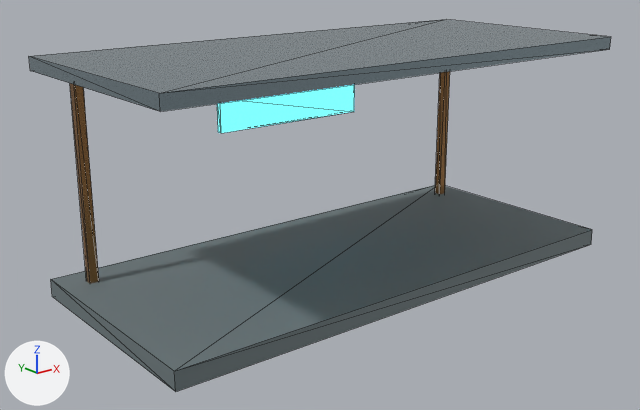
Two versions of the glTF model ui/3d/system-world/v2/station.lod1.glb, one commit apart.
Both versions are drawn from a 50 mm lens placed at (-9.46, -11.2, 5.76), pointed at (-0.45, 0.07, 1.25). Arrows for +X, +Y and +Z are at lower left; the lights stay in place. The picture after the commit comes second. Mesh edges are drawn as thin lines. Where no turn or scale is listed for an object, it has been applied to the vertices. Vertices at exactly the same position are counted once.

Names of what the first picture shows: 'structure'.
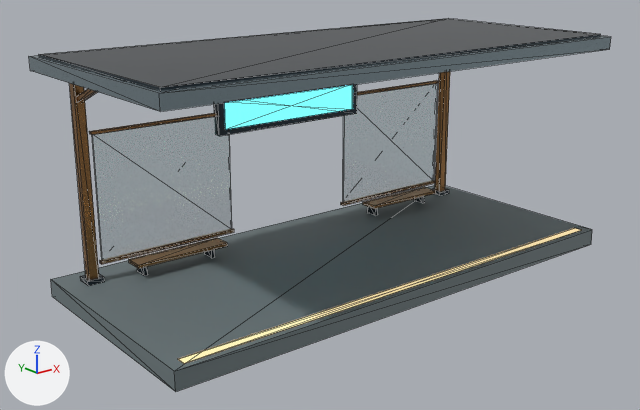
What changed in the scene script:
```text
Change me_station_structure_001:
    remove me_station_structure_001.from_pydata(...)  # 40 vertices, 60 faces; spans x -4.5..4.5, y -2.0..2.0, z 0.0..3.91
    add me_station_structure_001.from_pydata(...)  # 208 vertices, 312 faces; spans x -4.5..4.5, y -2.0..2.0, z 0.0..3.95
    me_station_structure_001 part 1: the loose piece of 8 vertices spanning x -1.5..1.5, y 1.45..1.55, z 2.4..3.0 is scaled about its middle by (2.87, 1.6, 0.0133), then moved by (0.0, -3.32, -2.4), in mat_city_ivory (beige #e7ce99, glowing beige #d1bb8a)
    me_station_structure_001 part 2: a new loose piece, a box spanning x -3.83..-1.27, y 1.485..1.555, z 0.555..0.605, in mat_city_bronze (brown #a87c4c)
    me_station_structure_001 part 3: a new loose piece, a box spanning x -3.83..-1.27, y 1.485..1.555, z 2.695..2.745, in mat_city_bronze (brown #a87c4c)
    me_station_structure_001 part 4: a new loose piece, a box spanning x 1.27..3.83, y 1.485..1.555, z 0.555..0.605, in mat_city_bronze (brown #a87c4c)
    me_station_structure_001 part 5: a new loose piece, a box spanning x 1.27..3.83, y 1.485..1.555, z 2.695..2.745, in mat_city_bronze (brown #a87c4c)
    me_station_structure_001 part 6: a new loose piece, a box spanning x -3.4..-1.7, y 1.05..1.39, z 0.51..0.57, in mat_city_bronze (brown #a87c4c)
    me_station_structure_001 part 7: a new loose piece, a box spanning x 1.7..3.4, y 1.05..1.39, z 0.51..0.57, in mat_city_bronze (brown #a87c4c)
    me_station_structure_001 part 8: a new loose piece, a box spanning x -4.14..-3.86, y 1.36..1.64, z 0.3..0.38, in mat_city_graphite (dark blue #323e46)
    me_station_structure_001 part 9: a new loose piece, a box spanning x 3.86..4.14, y 1.36..1.64, z 0.3..0.38, in mat_city_graphite (dark blue #323e46)
    me_station_structure_001 part 10: a new loose piece, a box spanning x -3.23..-3.17, y 1.2..1.44, z 0.3..0.52, in mat_city_graphite (dark blue #323e46)
    me_station_structure_001 part 11: a new loose piece, a box spanning x -1.93..-1.87, y 1.2..1.44, z 0.3..0.52, in mat_city_graphite (dark blue #323e46)
    me_station_structure_001 part 12: a new loose piece, a box spanning x 1.87..1.93, y 1.2..1.44, z 0.3..0.52, in mat_city_graphite (dark blue #323e46)
    me_station_structure_001 part 13: a new loose piece, a box spanning x 3.17..3.23, y 1.2..1.44, z 0.3..0.52, in mat_city_graphite (dark blue #323e46)
    me_station_structure_001 part 14: a new loose piece, a box spanning x -1.55..1.55, y 1.43..1.57, z 2.36..3.04, in mat_city_graphite (dark blue #323e46)
    me_station_structure_001 part 15: a new loose piece, a box spanning x -4.4..4.4, y -1.85..1.85, z 3.895..3.945, in mat_city_graphite (dark blue #323e46)
    me_station_structure_001 part 16: a new loose piece, a box spanning x -3.8..-1.3, y 1.5..1.54, z 0.6..2.7, in mat_city_garden_glass (cyan #76adaa)
    me_station_structure_001 part 17: a new loose piece, a box spanning x 1.3..3.8, y 1.5..1.54, z 0.6..2.7, in mat_city_garden_glass (cyan #76adaa)
    me_station_structure_001 part 18: a new loose piece, a box spanning x -1.43..1.43, y 1.415..1.435, z 2.46..2.94, in mat_city_cyan (cyan #55d0e7, glowing cyan #5ee5ff)
    me_station_structure_001 part 19: 8 vertices added at x -4.05..-3.95, y 0.33..1.52, z 3.21..3.76
    other edits to the shape of me_station_structure_001 do not show in these pictures
    add me_station_structure_001.materials.append(mat_city_ivory)  # beige #e7ce99, glowing beige #d1bb8a
    add me_station_structure_001.materials.append(mat_city_graphite)  # dark blue #323e46
    add me_station_structure_001.materials.append(mat_city_garden_glass)  # cyan #76adaa
```

Where the change shows, as pixel boxes [x1, y1, x2, y2] in the pictures (640 x 410 px; the box of a moved part takes in the faces that stretch with it):
'structure', reshaped: before [29, 19, 611, 392]; after [29, 18, 611, 392]
part 1 of me_station_structure_001, moved or reshaped: before [217, 85, 355, 133]; after [178, 228, 581, 364]
part 2 of me_station_structure_001, added: after [100, 229, 234, 264]
part 3 of me_station_structure_001, added: after [89, 113, 217, 135]
part 4 of me_station_structure_001, added: after [341, 181, 435, 205]
part 5 of me_station_structure_001, added: after [357, 80, 439, 95]
part 6 of me_station_structure_001, added: after [129, 238, 228, 269]
part 7 of me_station_structure_001, added: after [363, 187, 436, 209]
part 8 of me_station_structure_001, added: after [80, 274, 104, 286]
part 9 of me_station_structure_001, added: after [432, 188, 449, 196]
part 10 of me_station_structure_001, added: after [137, 267, 148, 276]
part 11 of me_station_structure_001, added: after [205, 249, 215, 258]
part 12 of me_station_structure_001, added: after [367, 207, 378, 216]
part 13 of me_station_structure_001, added: after [414, 196, 424, 203]
part 14 of me_station_structure_001, added: after [214, 84, 357, 136]
part 15 of me_station_structure_001, added: after [39, 18, 601, 90]
part 16 of me_station_structure_001, added: after [92, 116, 232, 261]
part 17 of me_station_structure_001, added: after [343, 83, 438, 203]
part 18 of me_station_structure_001, added: after [224, 85, 353, 129]
part 19 of me_station_structure_001, added (mostly hidden): after [77, 89, 97, 103]
